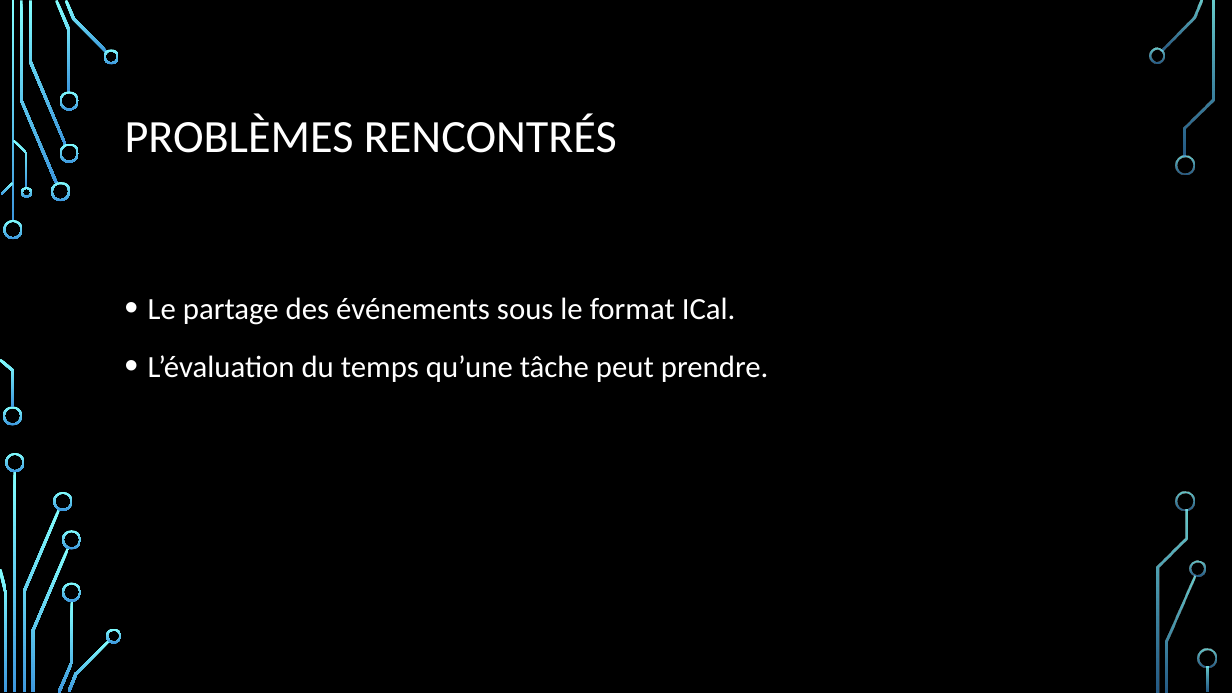
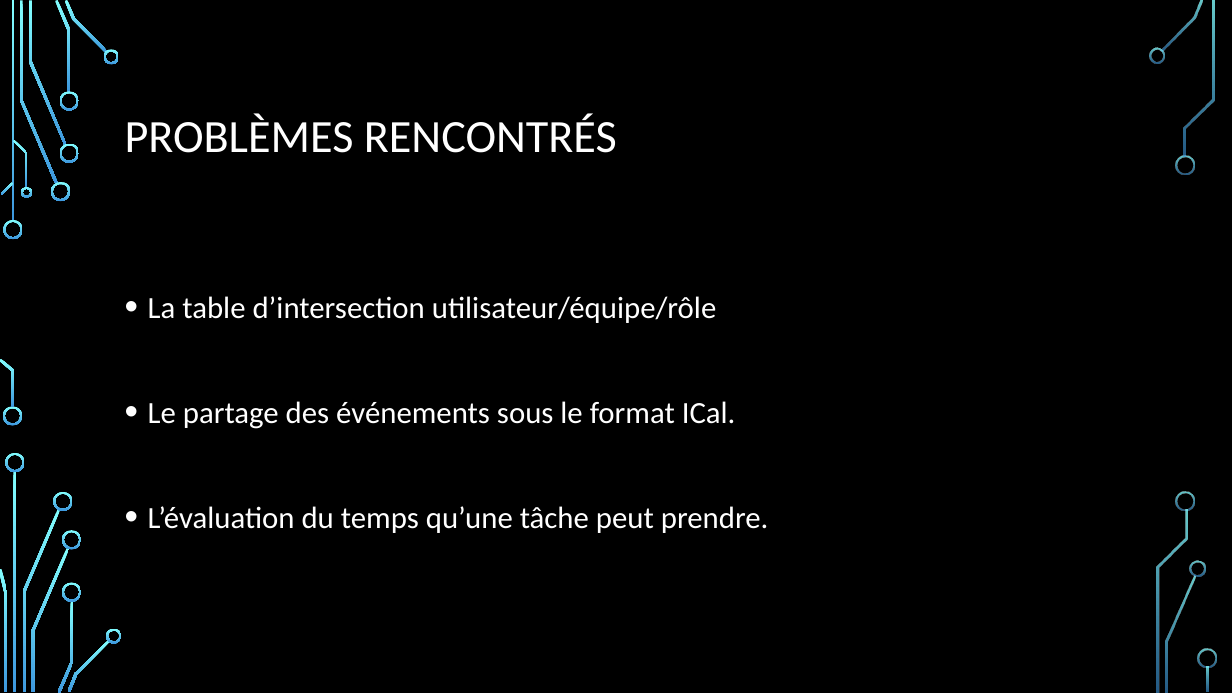
Before and after one commit to DFC-Informatique-Cegep-de-Sainte-Foy/GestionEquipesSportives, a slide deck: slide 12 of Documentation/Revue 3/Presentation_Revue_3.pptx. Drawn at 1232x693 pixels with LibreOffice and Linux fonts; fonts in the diff are those of the drawing; background and template pictures are left out. Boxes give left, top, right and bottom in pixels: in the first picture for what was removed or moved away, otherwise in the second. Text is boxed around its words. In the diff, an @@ line names an element or a change of style, - is before the commit and + after.

Commit message:
update

```diff
--- a/Documentation/Revue 3/Presentation_Revue_3.pptx
+++ b/Documentation/Revue 3/Presentation_Revue_3.pptx
@@ text at box(148, 296, 716, 323): paragraph added @@
+• La table d’intersection utilisateur/équipe/rôle
@@ text at box(148, 401, 769, 533): line spacing 1.2 to 2.5 @@
```
